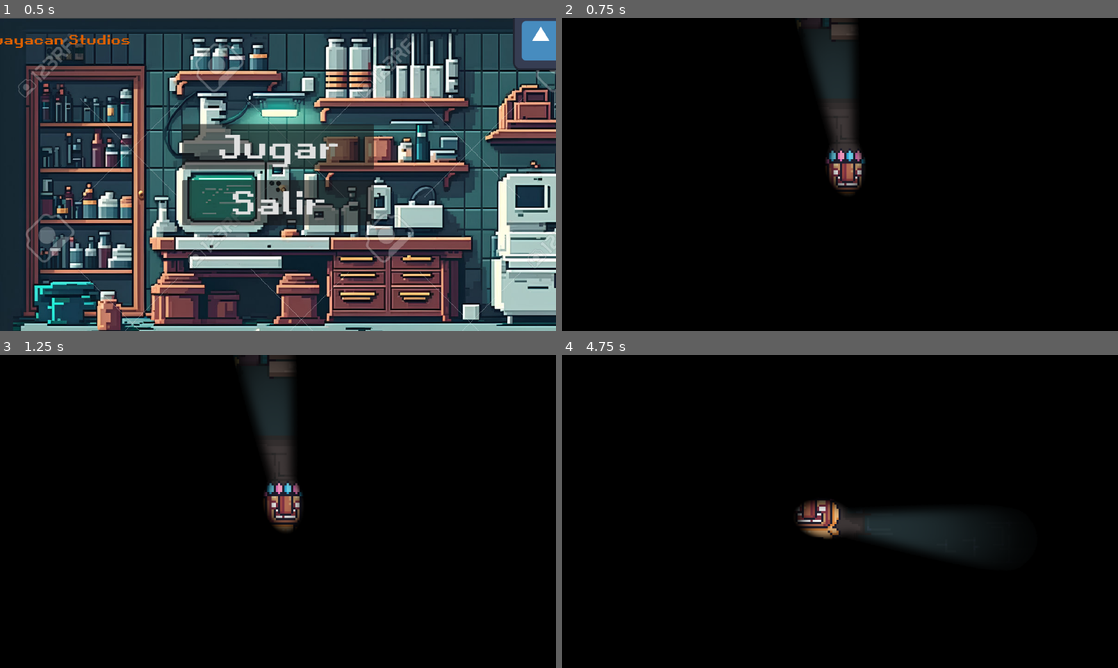
Above: before the commit, frames 1-4 (two rows, left to right).
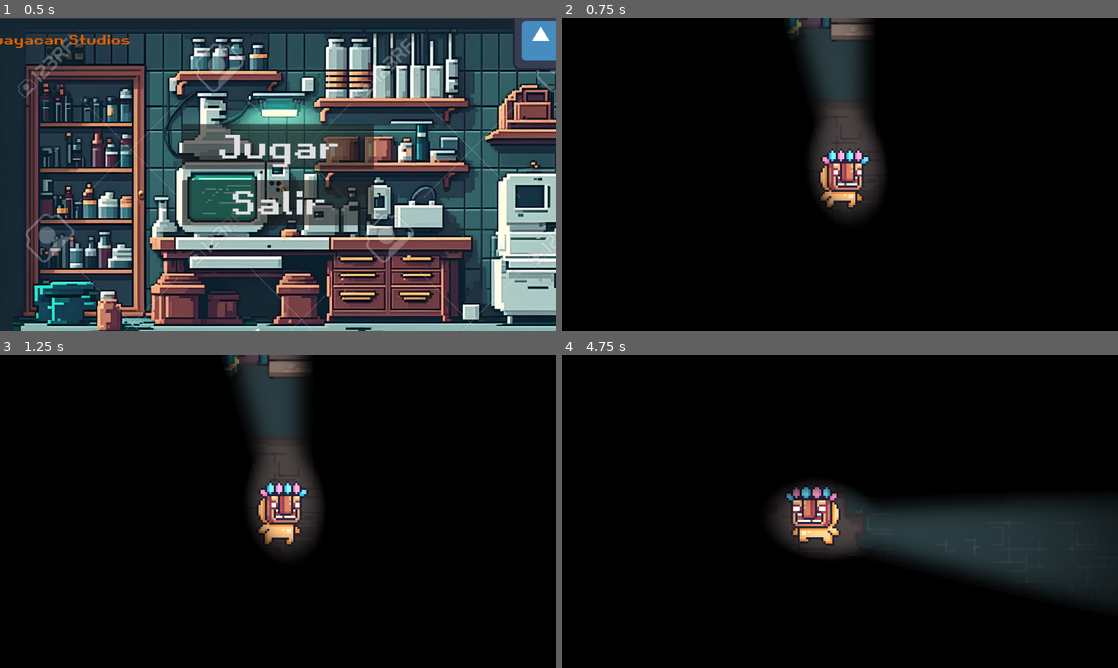
Above: after the commit, the same moments.

Repository: BenjaminQRojas/UMBRA
Game: Godot game, scene res://Menu/menu.tscn
Same seed, same stepped clock (60 frames per second), same inputs: the game is played once before the commit and once after it. The engine's default icon, where the game draws it, is replaced by a stand-in: a white triangle on a blue panel in a dark square.
Inputs (mouse positions are in pixels of both pictures, inside the frame that each line leads up to):
- Up to frame 1 (0.5 s): no input
- Up to frame 2 (0.75 s): click "Jugar" at 0.5 s
- Up to frame 3 (1.25 s): no input
- Up to frame 4 (4.75 s): move the mouse to (962, 495) at 1.27 s; hold Right (ui_right) 1.28-2.03 s; move the mouse to (728, 527) at 2.02 s; hold Down (ui_down) 2.03-2.78 s; move the mouse to (895, 442) at 2.77 s; hold Right (ui_right) 2.78-3.53 s; move the mouse to (812, 574) at 3.52 s; hold Up (ui_up) 3.53-4.28 s; move the mouse to (1006, 558) at 4.27 s; hold Left (ui_left) from 4.28 s (still down)

Frame 1 is identical in both runs. In frame 2, 4.5% of the frame differs, in the area x 40-58%, y 0-64%; in frame 3, 4.6%; in frame 4, 12%, in the area x 37-100%, y 41-79%.

Commit message:
se modifican controles de movimiento y rango de linterna

Diff:
--- a/Player/player.tscn
+++ b/Player/player.tscn
@@ -130,11 +130,12 @@
 
 [node name="PointLight2D" type="PointLight2D" parent="Pivote"]
 z_index = 3
-position = Vector2(43, -3)
+position = Vector2(81, -8)
 rotation = -0.139626
 scale = Vector2(0.0791666, 0.0661457)
+energy = 1.25
 shadow_enabled = true
 texture = ExtResource("6_4vpss")
-texture_scale = 5.0
+texture_scale = 10.0
 
 [connection signal="timeout" from="Timer" to="." method="_on_timer_timeout"]
--- a/project.godot
+++ b/project.godot
@@ -27,6 +27,49 @@
 
 project/assembly_name="UMBRA"
 
+[input]
+
+ui_accept={
+"deadzone": 0.5,
+"events": [Object(InputEventKey,"resource_local_to_scene":false,"resource_name":"","device":0,"window_id":0,"alt_pressed":false,"shift_pressed":false,"ctrl_pressed":false,"meta_pressed":false,"pressed":false,"keycode":4194309,"physical_keycode":0,"key_label":0,"unicode":0,"echo":false,"script":null)
+, Object(InputEventKey,"resource_local_to_scene":false,"resource_name":"","device":0,"window_id":0,"alt_pressed":false,"shift_pressed":false,"ctrl_pressed":false,"meta_pressed":false,"pressed":false,"keycode":4194310,"physical_keycode":0,"key_label":0,"unicode":0,"echo":false,"script":null)
+, Object(InputEventKey,"resource_local_to_scene":false,"resource_name":"","device":0,"window_id":0,"alt_pressed":false,"shift_pressed":false,"ctrl_pressed":false,"meta_pressed":false,"pressed":false,"keycode":32,"physical_keycode":0,"key_label":0,"unicode":32,"echo":false,"script":null)
+, Object(InputEventKey,"resource_local_to_scene":false,"resource_name":"","device":-1,"window_id":0,"alt_pressed":false,"shift_pressed":false,"ctrl_pressed":false,"meta_pressed":false,"pressed":false,"keycode":0,"physical_keycode":69,"key_label":0,"unicode":101,"echo":false,"script":null)
+]
+}
+ui_left={
+"deadzone": 0.5,
+"events": [Object(InputEventKey,"resource_local_to_scene":false,"resource_name":"","device":0,"window_id":0,"alt_pressed":false,"shift_pressed":false,"ctrl_pressed":false,"meta_pressed":false,"pressed":false,"keycode":4194319,"physical_keycode":0,"key_label":0,"unicode":0,"echo":false,"script":null)
+, Object(InputEventJoypadButton,"resource_local_to_scene":false,"resource_name":"","device":0,"button_index":13,"pressure":0.0,"pressed":false,"script":null)
+, Object(InputEventJoypadMotion,"resource_local_to_scene":false,"resource_name":"","device":0,"axis":0,"axis_value":-1.0,"script":null)
+, Object(InputEventKey,"resource_local_to_scene":false,"resource_name":"","device":-1,"window_id":0,"alt_pressed":false,"shift_pressed":false,"ctrl_pressed":false,"meta_pressed":false,"pressed":false,"keycode":0,"physical_keycode":65,"key_label":0,"unicode":97,"echo":false,"script":null)
+]
+}
+ui_right={
+"deadzone": 0.5,
+"events": [Object(InputEventKey,"resource_local_to_scene":false,"resource_name":"","device":0,"window_id":0,"alt_pressed":false,"shift_pressed":false,"ctrl_pressed":false,"meta_pressed":false,"pressed":false,"keycode":4194321,"physical_keycode":0,"key_label":0,"unicode":0,"echo":false,"script":null)
+, Object(InputEventJoypadButton,"resource_local_to_scene":false,"resource_name":"","device":0,"button_index":14,"pressure":0.0,"pressed":false,"script":null)
+, Object(InputEventJoypadMotion,"resource_local_to_scene":false,"resource_name":"","device":0,"axis":0,"axis_value":1.0,"script":null)
+, Object(InputEventKey,"resource_local_to_scene":false,"resource_name":"","device":-1,"window_id":0,"alt_pressed":false,"shift_pressed":false,"ctrl_pressed":false,"meta_pressed":false,"pressed":false,"keycode":0,"physical_keycode":68,"key_label":0,"unicode":100,"echo":false,"script":null)
+]
+}
+ui_up={
+"deadzone": 0.5,
+"events": [Object(InputEventKey,"resource_local_to_scene":false,"resource_name":"","device":0,"window_id":0,"alt_pressed":false,"shift_pressed":false,"ctrl_pressed":false,"meta_pressed":false,"pressed":false,"keycode":4194320,"physical_keycode":0,"key_label":0,"unicode":0,"echo":false,"script":null)
+, Object(InputEventJoypadButton,"resource_local_to_scene":false,"resource_name":"","device":0,"button_index":11,"pressure":0.0,"pressed":false,"script":null)
+, Object(InputEventJoypadMotion,"resource_local_to_scene":false,"resource_name":"","device":0,"axis":1,"axis_value":-1.0,"script":null)
+, Object(InputEventKey,"resource_local_to_scene":false,"resource_name":"","device":-1,"window_id":0,"alt_pressed":false,"shift_pressed":false,"ctrl_pressed":false,"meta_pressed":false,"pressed":false,"keycode":0,"physical_keycode":87,"key_label":0,"unicode":119,"echo":false,"script":null)
+]
+}
+ui_down={
+"deadzone": 0.5,
+"events": [Object(InputEventKey,"resource_local_to_scene":false,"resource_name":"","device":0,"window_id":0,"alt_pressed":false,"shift_pressed":false,"ctrl_pressed":false,"meta_pressed":false,"pressed":false,"keycode":4194322,"physical_keycode":0,"key_label":0,"unicode":0,"echo":false,"script":null)
+, Object(InputEventJoypadButton,"resource_local_to_scene":false,"resource_name":"","device":0,"button_index":12,"pressure":0.0,"pressed":false,"script":null)
+, Object(InputEventJoypadMotion,"resource_local_to_scene":false,"resource_name":"","device":0,"axis":1,"axis_value":1.0,"script":null)
+, Object(InputEventKey,"resource_local_to_scene":false,"resource_name":"","device":-1,"window_id":0,"alt_pressed":false,"shift_pressed":false,"ctrl_pressed":false,"meta_pressed":false,"pressed":false,"keycode":0,"physical_keycode":83,"key_label":0,"unicode":115,"echo":false,"script":null)
+]
+}
+
 [rendering]
 
 textures/canvas_textures/default_texture_filter=0
